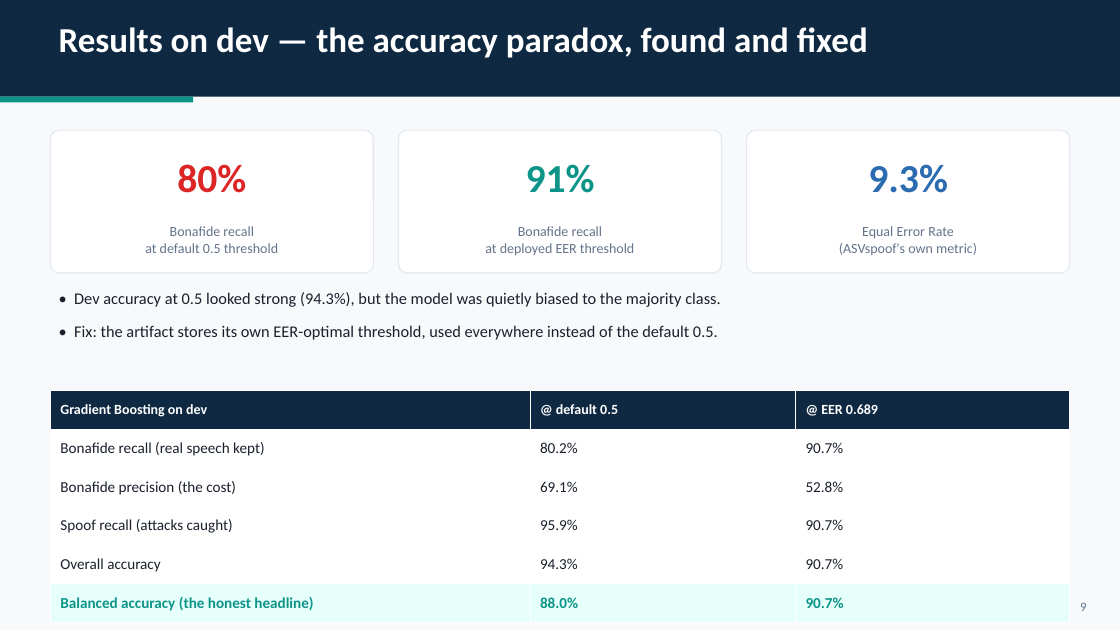
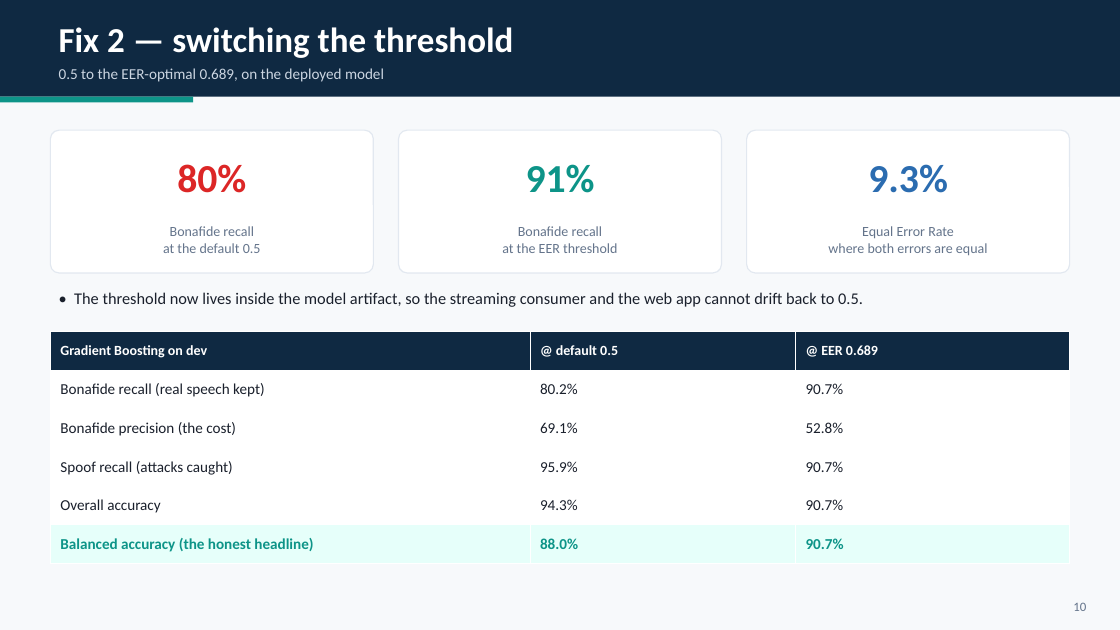
Before and after one commit to HadarBaum/asvspoof-voice-ai, a slide deck: slide 11 of docs/slides/slides.pptx (slide 10 before the commit). Drawn at 1120x630 pixels with LibreOffice and Linux fonts; fonts in the diff are those of the drawing. Boxes give left, top, right and bottom in pixels: in the first picture for what was removed or moved away, otherwise in the second. Text is boxed around its words. In the diff, an @@ line names an element or a change of style, - is before the commit and + after.

```diff
--- a/docs/slides/slides.pptx
+++ b/docs/slides/slides.pptx
@@ text at (59, 27, 513, 58): text changed @@
-Results on dev — the accuracy paradox, found and fixed
+Fix 2 — switching the threshold
@@ text added at (59, 68, 384, 82), 13 pt, text #CBD5E1 @@
+0.5 to the EER-optimal 0.689, on the deployed model
@@ text at (163, 243, 261, 253): text changed @@
-at default 0.5 threshold
+at the default 0.5
@@ text at (502, 243, 617, 253): text changed @@
-at deployed EER threshold
+at the EER threshold
@@ text at (828, 243, 988, 255): text changed @@
-(ASVspoof's own metric)
+where both errors are equal
@@ text removed at (74, 292, 720, 340) @@
-• Dev accuracy at 0.5 looked strong (94.3%), but the model was quietly biased to the majority class.
-• Fix: the artifact stores its own EER-optimal threshold, used everywhere instead of the default 0.5.
@@ text added at (74, 292, 863, 307), 14 pt, text #1A202C @@
+• The threshold now lives inside the model artifact, so the streaming consumer and the web app cannot drift back to 0.5.
@@ table: place and size @@
-table at (50, 391, 1070, 623)
+table at (50, 332, 1070, 564)
@@ text at (1073, 603, 1086, 611): text changed @@
-9
+10
```
Also in this commit, not shown: 9 other slides changed, 1 slide added, 3 other files.
